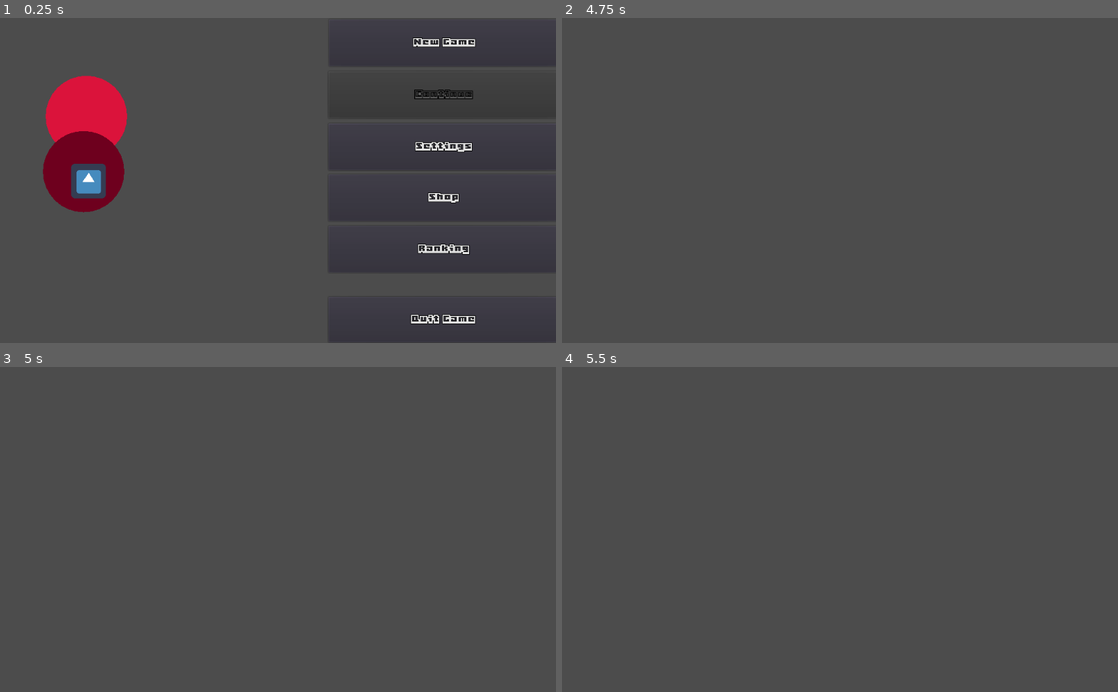
Above: before the commit, frames 1-4 (two rows, left to right).
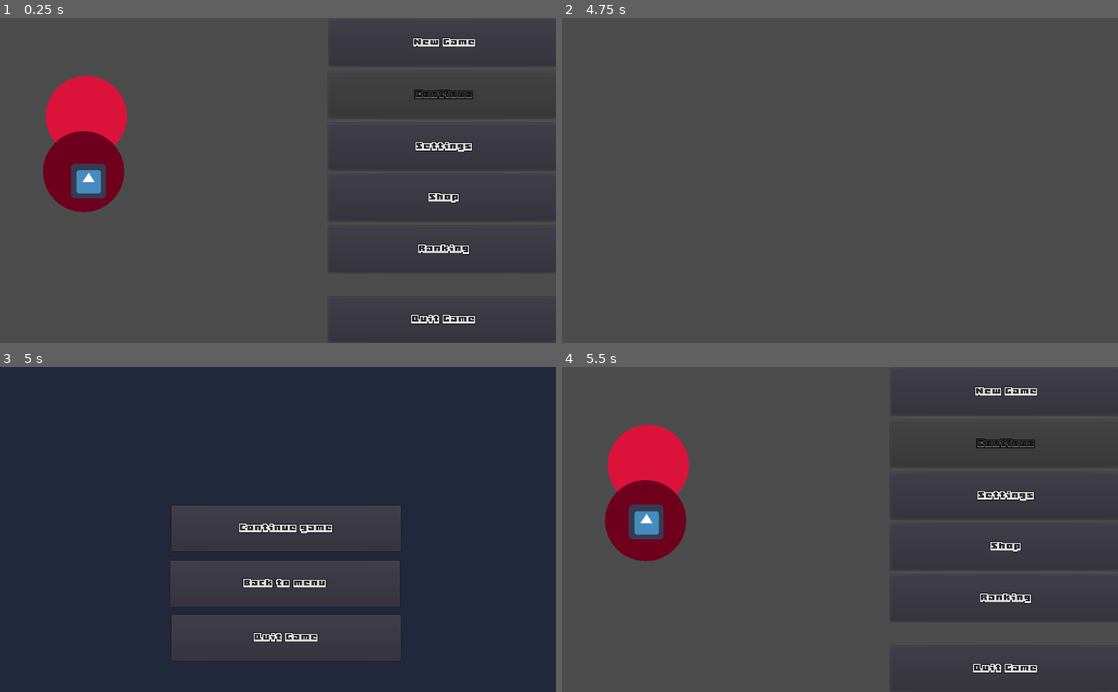
Above: after the commit, the same moments.

Repository: wvffle/finish-the-project
Game: Godot game, scene res://src/scenes/Game.tscn
Same seed, same stepped clock (60 frames per second), same inputs: the game is played once before the commit and once after it. The engine's default icon, where the game draws it, is replaced by a stand-in: a white triangle on a blue panel in a dark square.
Inputs (mouse positions are in pixels of both pictures, inside the frame that each line leads up to):
- Up to frame 1 (0.25 s): no input
- Up to frame 2 (4.75 s): click "New Game" at 0.5 s; tap Enter at 1.25, 2.75, 4.25 s; move the mouse to (962, 164) at 1.27 s; click (962, 164) at 1.35 s; tap Space at 2, 3.5 s; move the mouse to (728, 196) at 2.02 s; click (728, 196) at 2.1 s; move the mouse to (895, 109) at 2.77 s; click (895, 109) at 2.85 s; move the mouse to (812, 245) at 3.52 s; click (812, 245) at 3.6 s; move the mouse to (1006, 229) at 4.27 s; click (1006, 229) at 4.35 s
- Up to frame 3 (5 s): tap Escape (ui_cancel) at 4.9 s
- Up to frame 4 (5.5 s): click (845, 584) at 5 s, where only the run after the commit has a clickable "Back to menu"

Frames 1-2 are identical in both runs. In frame 3, 84% of the frame differs, in the area x 0-100%, y 0-100%; in frame 4, 6.6%.

Commit message:
chore: merge pull request #45 in GPZ/finish-the-project from feature/GPZ-78 to master
Squashed commit of the following:

commit 95871d9f6c5f3bc9bc06f0a025c21ee86484f529
Author: Sylwia0506 <sysazeszkoly@gmail.com>
Date:   Thu Nov 25 21:10:23 2021 +0100

    fix: fix scene StageDeveloper

commit 3cb24cc92ecf69ee2f71a9ccf5208e78c4fb64db
Author: Sylwia0506 <sysazeszkoly@gmail.com>
Date:   Wed Nov 24 22:25:11 2021 +0100

    feat: GPZ-78

commit 2f5e6f225beae6de5dd2f308b4642b50d8f11920
Author: Sylwia0506 <sysazeszkoly@gmail.com>
Date:   Wed Nov 24 22:19:28 2021 +0100

    feat: GPZ-78

Diff:
--- a/src/scenes/Droppable.tscn
+++ b/src/scenes/Droppable.tscn
@@ -2,5 +2,7 @@
 
 [ext_resource path="res://src/scripts/droppable.gd" type="Script" id=1]
 
-[node name="drop_zone" type="Position2D" groups=["zone"]]
+[node name="drop_zone" type="Position2D" groups=[
+"zone",
+]]
 script = ExtResource( 1 )
--- /dev/null
+++ b/src/scenes/Pause.tscn
@@ -0,0 +1,64 @@
+[gd_scene load_steps=5 format=2]
+
+[ext_resource path="res://ui.tres" type="Theme" id=1]
+[ext_resource path="res://src/scripts/ui/buttons/backMenuButton.gd" type="Script" id=2]
+[ext_resource path="res://src/scripts/pause.gd" type="Script" id=3]
+[ext_resource path="res://src/scripts/ui/buttons/quitGameButton.gd" type="Script" id=4]
+
+[node name="Node2D" type="Node2D"]
+z_index = 1000
+script = ExtResource( 3 )
+
+[node name="Polygon2D" type="Polygon2D" parent="."]
+color = Color( 0.133333, 0.160784, 0.235294, 1 )
+polygon = PoolVector2Array( -53.5738, -42.2843, 1157.08, -47.7707, 1072.96, 623.395, -75.5193, 674.601 )
+
+[node name="Control" type="Control" parent="."]
+margin_left = 5.48645
+margin_top = -12.8015
+margin_right = 1095.49
+margin_bottom = 618.198
+__meta__ = {
+"_edit_use_anchors_": false
+}
+
+[node name="continueGameButton" type="Button" parent="Control"]
+margin_left = 310.579
+margin_top = 269.224
+margin_right = 732.579
+margin_bottom = 353.224
+theme = ExtResource( 1 )
+text = "Continue game"
+__meta__ = {
+"_edit_use_anchors_": false
+}
+
+[node name="backMenuButton" type="Button" parent="Control"]
+margin_left = 308.907
+margin_top = 370.526
+margin_right = 730.907
+margin_bottom = 454.526
+theme = ExtResource( 1 )
+text = "Back to menu"
+script = ExtResource( 2 )
+__meta__ = {
+"_edit_use_anchors_": false
+}
+
+[node name="quitGameButton" type="Button" parent="Control"]
+margin_left = 310.709
+margin_top = 471.424
+margin_right = 732.709
+margin_bottom = 555.424
+theme = ExtResource( 1 )
+text = "Quit Game"
+script = ExtResource( 4 )
+__meta__ = {
+"_edit_use_anchors_": false
+}
+
+[connection signal="mouse_entered" from="Control/continueGameButton" to="Control/continueGameButton" method="_on_Button_mouse_entered"]
+[connection signal="pressed" from="Control/continueGameButton" to="." method="_on_continueGameButton_pressed"]
+[connection signal="mouse_entered" from="Control/backMenuButton" to="Control/backMenuButton" method="_on_Button_mouse_entered"]
+[connection signal="pressed" from="Control/backMenuButton" to="Control/backMenuButton" method="_on_backMenuButton_pressed"]
+[connection signal="button_up" from="Control/quitGameButton" to="Control/quitGameButton" method="_on_Button2_button_up"]
--- a/src/scenes/stages/StageDeveloper.tscn
+++ b/src/scenes/stages/StageDeveloper.tscn
@@ -1,6 +1,10 @@
-[gd_scene load_steps=2 format=2]
+[gd_scene load_steps=3 format=2]
 
 [ext_resource path="res://src/scripts/stage.gd" type="Script" id=1]
+[ext_resource path="res://src/scenes/Pause.tscn" type="PackedScene" id=2]
 
 [node name="Node2D" type="Node2D"]
 script = ExtResource( 1 )
+
+[node name="Node2D" parent="." instance=ExtResource( 2 )]
+position = Vector2( 33, 28 )
--- a/src/scenes/stages/StageProjectManager.tscn
+++ b/src/scenes/stages/StageProjectManager.tscn
@@ -1,6 +1,9 @@
-[gd_scene load_steps=2 format=2]
+[gd_scene load_steps=3 format=2]
 
 [ext_resource path="res://src/scripts/stage.gd" type="Script" id=1]
+[ext_resource path="res://src/scenes/Pause.tscn" type="PackedScene" id=2]
 
 [node name="Node2D" type="Node2D"]
 script = ExtResource( 1 )
+
+[node name="Node2D" parent="." instance=ExtResource( 2 )]
--- a/src/scenes/stages/StageTester.tscn
+++ b/src/scenes/stages/StageTester.tscn
@@ -1,6 +1,10 @@
-[gd_scene load_steps=2 format=2]
+[gd_scene load_steps=3 format=2]
 
 [ext_resource path="res://src/scripts/stage.gd" type="Script" id=1]
+[ext_resource path="res://src/scenes/Pause.tscn" type="PackedScene" id=2]
 
 [node name="Node2D" type="Node2D"]
 script = ExtResource( 1 )
+
+[node name="Node2D" parent="." instance=ExtResource( 2 )]
+position = Vector2( 33, 24 )
--- a/src/scripts/global.gd
+++ b/src/scripts/global.gd
@@ -10,6 +10,7 @@
 var lives = 3
 var stage_time = 0
 var level = 0
+var paused = false
 
 var _stage = 0
 var _stage_order = [
--- /dev/null
+++ b/src/scripts/pause.gd
@@ -0,0 +1,15 @@
+extends Node2D
+
+func _ready():
+	set_visible(false)
+
+func _input(event):
+
+	if event.is_action_pressed("ui_cancel"):
+		global.paused = !global.paused
+		set_visible(global.paused)
+
+
+func _on_continueGameButton_pressed():
+	global.paused = false
+	set_visible(false)
--- a/src/scripts/stage.gd
+++ b/src/scripts/stage.gd
@@ -2,7 +2,9 @@
 
 var time = 0
 func _process(delta):
-	time += delta
+	if !global.paused:
+		time += delta
+
 	if time > global.stage_time:
 		stage_lost()
 
